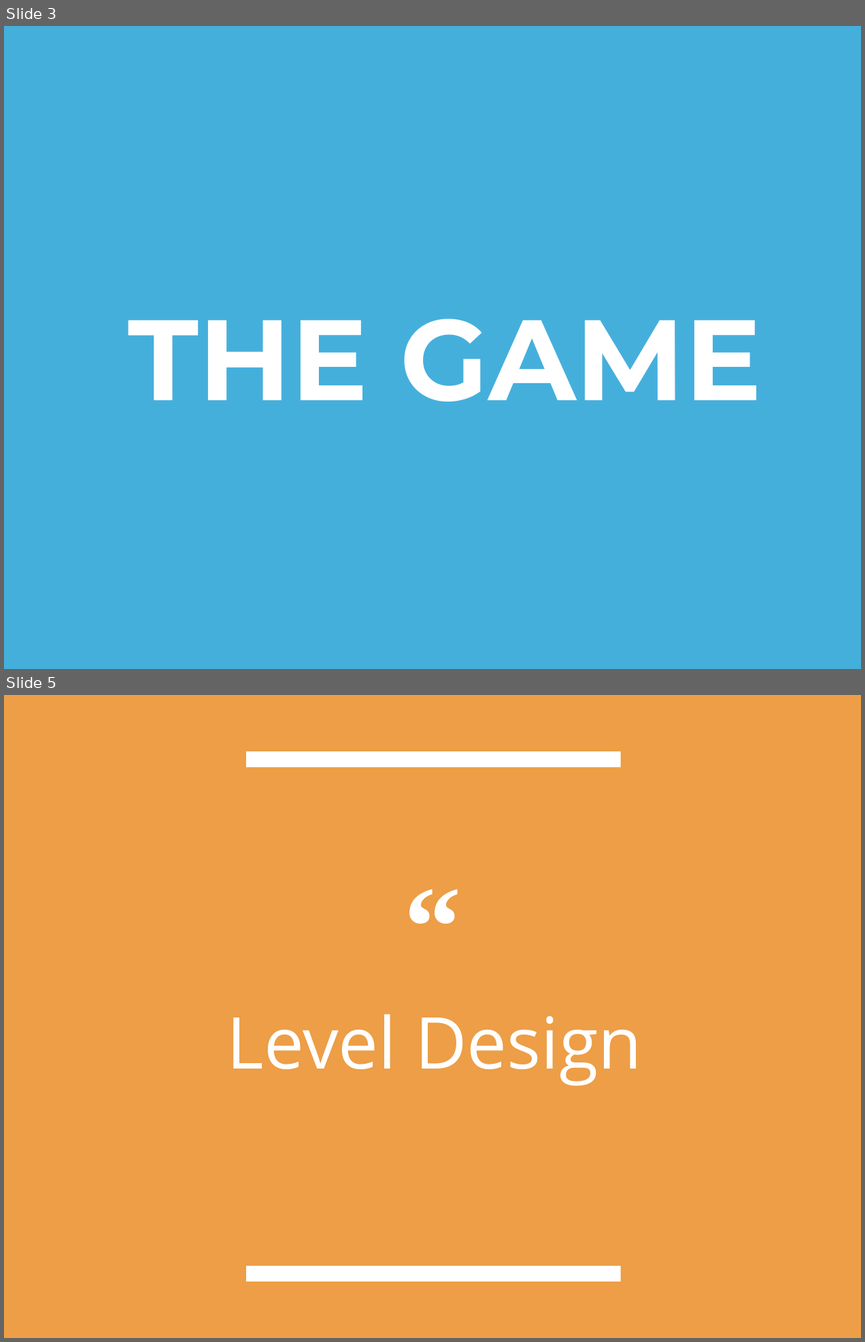
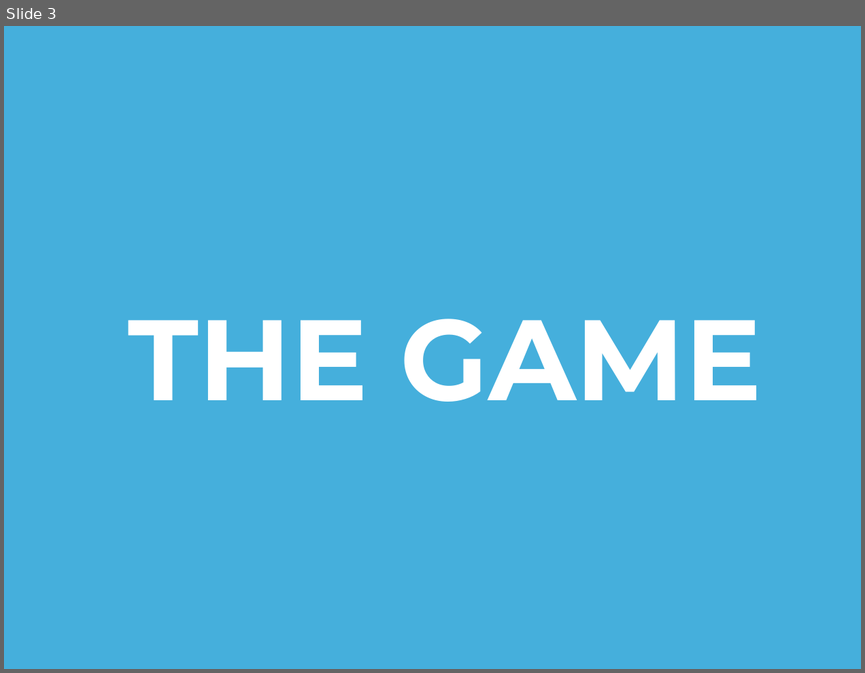
Before and after one commit to everescent/drqst, a slide deck: Pre-Production/D-SYNC final presentation.pptx. Shown one above the other, each under a label of ours: slides 3 and 5 before the commit, slide 3 after it; the slides between them are not shown. The pictures are 865x1342 and 865x673 pixels, drawn with LibreOffice and Linux fonts; fonts in the diff are those of the drawing. Boxes give left, top, right and bottom in pixels: in the first picture for what was removed or moved away, otherwise in the second. Text is boxed around its words. In the diff, an @@ line names an element or a change of style, - is before the commit and + after.

```diff
--- a/Pre-Production/D-SYNC final presentation.pptx
+++ b/Pre-Production/D-SYNC final presentation.pptx
@@ slide 5 removed at (x1=4, y1=695, x2=861, y2=1338), background #ED9E46 @@
@@ rectangle removed at (x1=247, y1=751, x2=621, y2=767) @@
@@ text removed at (x1=341, y1=843, x2=524, y2=923) @@
-“
@@ text removed at (x1=227, y1=1014, x2=642, y2=1085) @@
-Level Design
@@ rectangle removed at (x1=247, y1=1266, x2=621, y2=1281) @@
```
Also in this commit, not shown: 1 slide changed, 1 slide added, 20 other slides removed.
